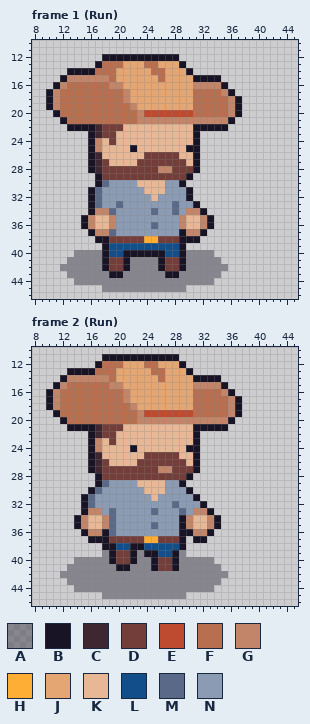
One commit to this pixel-art file: Assets/Art/Player/player_run_2.aseprite. Above: the version before the commit.
48x48 pixels, 16 frames. Shown: frame 1 (Run): x 8..45, y 10..46; frame 2 (Run): x 8..45, y 10..46. The commit also changed other frames, which this record leaves out.
Visible layers, top first: "Gun", "Character", "Shaddow" opacity 39%.
Palette (. is transparent): A #18142563  B #181425  C #3e2731  D #733e39  E #be4a2f  F #b86f50  G #c28569  H #feae34  J #e4a672  K #e8b796  L #124e89  M #5a6988  N #8b9bb4
Pixels before, frame 1 (Run), first column x 10:
12 ........BBBBBBBBBBB.........
13 .......BFFFJJJFFJJJB........
14 ...BBBBFFFJJJJJFFJJJB.......
15 ..BGGGGGGFJJJJJJFJJJJBBBB...
16 .BGFFFFFFGGJJJJJJJJJJGGGGB..
17 BGFFFFFFFFFGJJJJJJJJJFFFFGB.
18 BGFFFFFFFFFGJJJJJJJJJFFFFFGB
19 BGFFFFFFFFFFGJJJJJJJJFFFFFGB
20 .BFFFFFFFFFFFGEEEEEEEFFFFFGB
21 ..BFFFFFFFFFFGGGGGGGGGGGGGB.
22 ...BBBBCDDDKKKKKKKKKKBBBBB..
23 ......BCDDKKKKKKKKKKKB......
24 ......BGKDKKKKKKKKKKKB......
25 ......BGKKKKBKKKKKKKBB......
26 ......BCKKKKKKDDDDDKKB......
27 ......BCDKKKKDDDDDDDKB......
28 ......BCDDDDDDDDGGDDDB......
29 .......BDDDDDDDDDDDDB.......
30 .......BMNNNNKKKKNNB........
31 ......BMNNNNNNKKKNNNB.......
32 ......BMNNNNNNNKNNNNB.......
33 ......BMNNMNNNNNNNMNNB......
34 ......BGGMNNNNNMNNMNGGB.....
35 .....BGKKGNNNNNNNNNGKKGB....
36 .....BGKKGNNNNNMNNNGKKGB....
37 ......BGGMNNNNNNNNNBGGB.....
38 .......BBDDDDDHHDDDBBB......
39 ........BLLLLLLLLLLB........
40 ....AAAABLLBBBBBBLLBAAAA....
41 ...AAAAABDDBAAAABDDBAAAAA...
42 ..AAAAAABDDBAAAABDDBAAAAAA..
43 ...AAAAAABBAAAAAABBAAAAAA...
44 ....AAAAAAAAAAAAAAAAAAAA....
45 ........AAAAAAAAAAAA........
Pixels before, frame 2 (Run), first column x 10:
11 ........BBBBBBBBBBB.........
12 .......BFFFJJJFFJJJB........
13 ...BBBBFFFJJJJJFFJJJB.......
14 ..BGGGGGGFJJJJJJFJJJJBBBB...
15 .BGFFFFFFGGJJJJJJJJJJGGGGB..
16 BGFFFFFFFFFGJJJJJJJJJFFFFGB.
17 BGFFFFFFFFFGJJJJJJJJJFFFFFGB
18 BGFFFFFFFFFFGJJJJJJJJFFFFFGB
19 .BFFFFFFFFFFFGEEEEEEEFFFFFGB
20 ..BFFFFFFFFFFGGGGGGGGGGGGGB.
21 ...BBBBCDDDKKKKKKKKKKBBBBB..
22 ......BCDDKKKKKKKKKKKB......
23 ......BGKDKKKKKKKKKKKB......
24 ......BGKKKKBKKKKKKKBB......
25 ......BCKKKKKKDDDDDKKB......
26 ......BCDKKKKDDDDDDDKB......
27 ......BCDDDDDDDDGGDDDB......
28 .......BDDDDDDDDDDDDB.......
29 .......BMNNNNKKKKNNB........
30 ......BMNNNNNNKKKNNNB.......
31 .....BMNNNNNNNNKNNNNNB......
32 .....BMNNNNNNNNNNNMNNNB.....
33 .....BGGNMNNNNNMNNNMNGGB....
34 ....BGKKGMNNNNNNNNNBGKKGB...
35 ....BGKKGMNNNNNMNNNBGKKGB...
36 .....BGGBMNNNNNNNNNBBGGB....
37 ......BBBDDDDDHHDDDB.BB.....
38 ........BBLLBBLLLLLB........
39 ........ABDDBABBLLBA........
40 ....AAAAABDDBAABDDBAAAAA....
41 ...AAAAAAABBAAABDDBAAAAAA...
42 ..AAAAAAAAAAAAAAAAAAAAAAAA..
43 ...AAAAAAAAAAAAAAAAAAAAAA...
44 ....AAAAAAAAAAAAAAAAAAAA....
45 ........AAAAAAAAAAAA........
And afterwards:
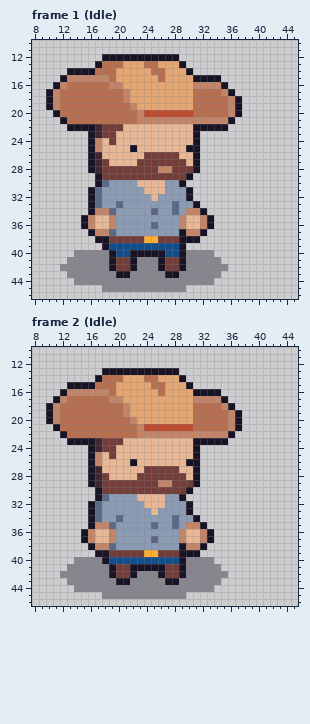
Commit: create player character prefab and idle animation
Edits made:
Changed rows in their new state; - is an unchanged pixel.
Frame 1 (Idle), layer "Character":
first column x 18:
40 AB-L-
41 AB-DB
42 AB-DB
43 -A-B-
Frame 2 (Idle), layer "Character":
first column x 10:
11 --------...........---------
12 -------.............--------
13 ---.....BBBBBBBBBBB..-------
14 --.....BF-F---FFJ--B.....---
15 -..BBBB--FJ----FF---B.....--
16 ..BGGGGGG-JJ----F----BBBB..-
17 .BG------GGJ---------GGGGB..
18 -----------GJ------------GB.
19 BG---------GJJJJJJJJJ-------
20 BGF---------GJJJJJJJJFFFFFGB
21 -BFFFFFFFFFFFGEEEEEEEFFFFFGB
22 --BFFFFFFFFFFGGGGGGGGGGGGGB-
23 ---BBB-CD-D-----------BBBB--
24 -------CDD--K-------K-------
25 -------G-D----KKKKK---------
26 -------GK---BKKKKKKKB-------
27 --------KKKKKK--DD-KK-------
28 ------BC-KKKK-------KB------
29 ------BCDDDDDDDDGGDDDB------
30 ------.BDDDDDDDDDDDD--------
31 -----..BM----KK-K--B..------
32 -----.BM------KKK-N-B..-----
33 -----.BM-N-----K---NB...----
34 ----..BMNNM-------MNNB...---
35 ----..BG----------MN-GB..---
36 -------KKG---------GKK------
37 -----BGKKGNNNNNMNNNGKKGB----
38 ------BGGMNNNNNNNNN-GGB-----
39 -------BBD--DDHHDDDBBB------
40 --------BLLLLLLLLLLB--------
41 ---------BDDBBB-B-DB--------
42 ---------BDDB---BDDB--------
43 ----------BB-----BB---------
Where, in picture pixels (left, top, right, bottom), the same in both pictures:
changed: (102, 250, 137, 278)
changed: (46, 354, 242, 585)
